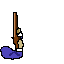
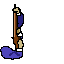
Layer changes from the first 64×64 image to the second:
moved "Upright" above "Layer 3" over left=17, top=12, right=24, bottom=28
showed "Ramrod", painted on it over left=12, top=4, right=24, bottom=28
